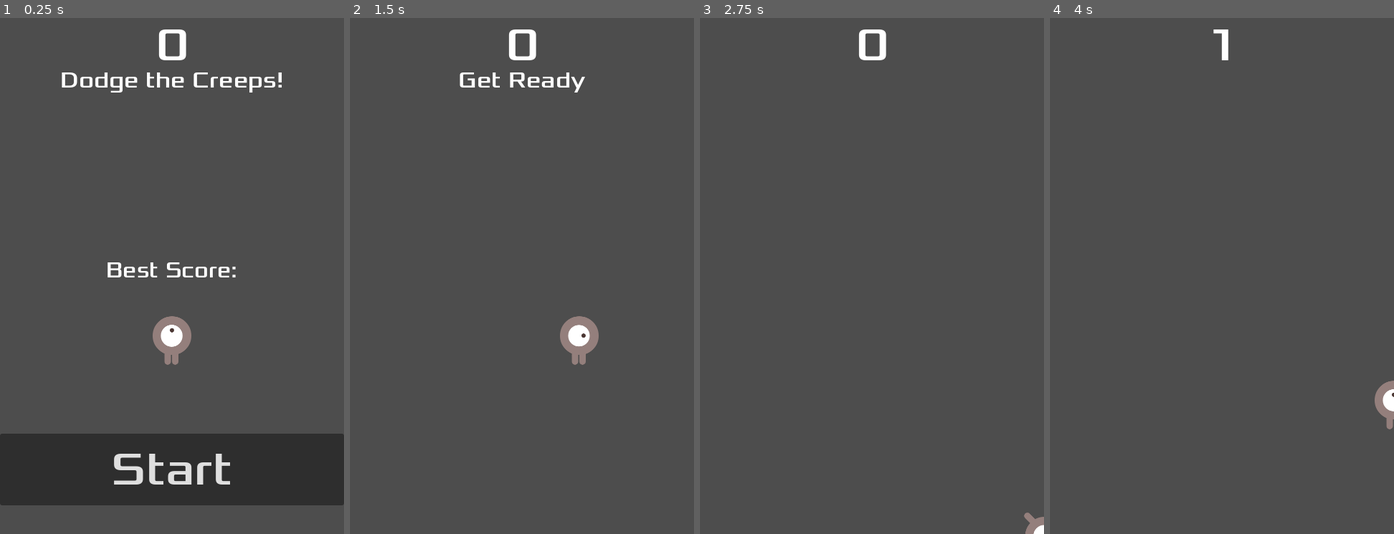
Above: before the commit, frames 1-4 (left to right).
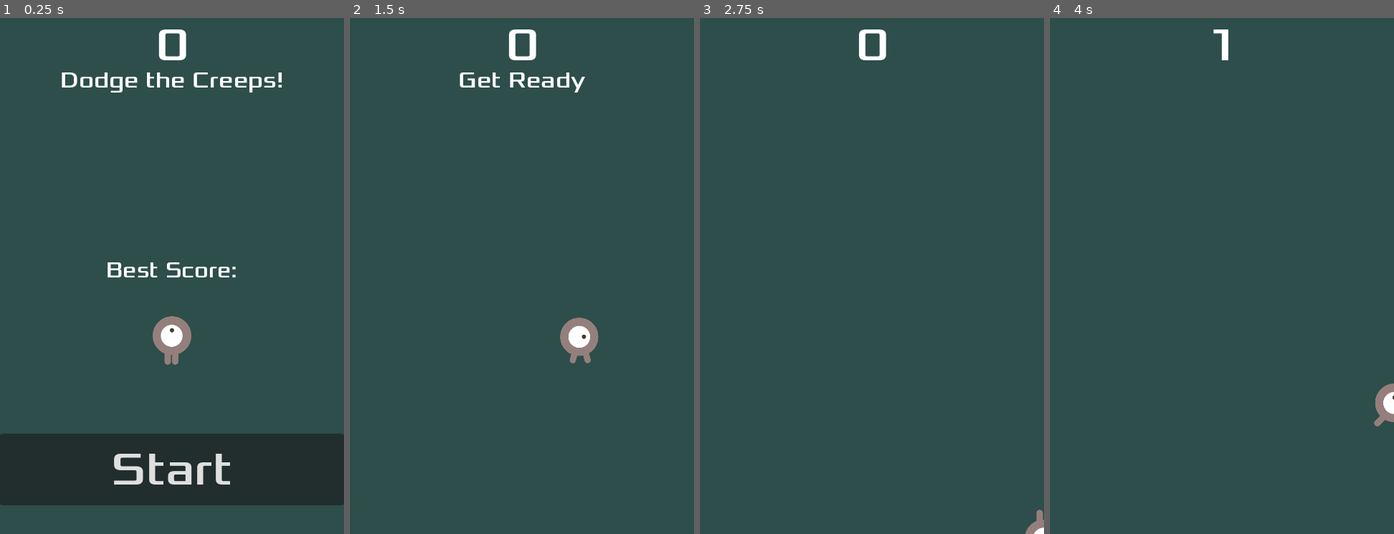
Above: after the commit, the same moments.

Repository: MenshikovMakxim/dodge_the_creeps
Game: Godot game, scene res://main.tscn
The game is run twice, just before and just after one commit, with the same random seed, the same clock (stepped at 60 frames per second) and the same inputs.
Inputs:
- Up to frame 1 (0.25 s): no input
- Up to frame 2 (1.5 s): click "Start" at 0.5 s; tap Enter at 1.25 s; hold Right (move_right) from 1.28 s (still down)
- Up to frame 3 (2.75 s): release Right (move_right) at 2.03 s; hold Down (move_down) from 2.03 s (still down)
- Up to frame 4 (4 s): release Down (move_down) at 2.78 s; hold Right (move_right) 2.78-3.53 s; hold Up (move_up) from 3.53 s (still down)

The runs differ from the first frame. In frame 1, 84% of the frame differs, in the area x 0-100%, y 0-100%; in frame 2, 99%; in frame 3, 100%; in frame 4, 100%.

Commit message:
Додано музику та фон

Diff:
--- a/dodge-the-creeps/hud.tscn
+++ b/dodge-the-creeps/hud.tscn
@@ -1,7 +1,13 @@
-[gd_scene load_steps=3 format=3 uid="uid://bya5laabl0pxf"]
+[gd_scene load_steps=5 format=3 uid="uid://bya5laabl0pxf"]
 
 [ext_resource type="Script" uid="uid://c4knnt2rnt8bx" path="res://hud.gd" id="1_64ctp"]
 [ext_resource type="FontFile" uid="uid://8ai7l4s42h0j" path="res://fonts/Xolonium-Regular.ttf" id="2_8sq4i"]
+
+[sub_resource type="InputEventAction" id="InputEventAction_64ctp"]
+action = &"start_game"
+
+[sub_resource type="Shortcut" id="Shortcut_8sq4i"]
+events = [SubResource("InputEventAction_64ctp")]
 
 [node name="HUD" type="CanvasLayer"]
 script = ExtResource("1_64ctp")
@@ -50,6 +56,7 @@
 grow_vertical = 0
 theme_override_fonts/font = ExtResource("2_8sq4i")
 theme_override_font_sizes/font_size = 64
+shortcut = SubResource("Shortcut_8sq4i")
 text = "Start"
 metadata/_edit_lock_ = true
 
--- a/dodge-the-creeps/main.gd
+++ b/dodge-the-creeps/main.gd
@@ -6,10 +6,12 @@
 
 func new_game():
 	score = 0
+	$Music.play()
 	$Player.start($StartPosition.position)
 	$StartTimer.start()
 	$HUD.update_score(score)
 	$HUD.show_message("Get Ready")
+	get_tree().call_group("mobs", "queue_free")
 
 func _on_score_timer_timeout() -> void:
 	score += 1
@@ -39,6 +41,8 @@
 
 
 func game_overr() -> void:
+	$Music.stop()
+	$DeathSound.play()
 	$ScoreTimer.stop()
 	$MobTimer.stop()
 	$HUD.show_game_over()
--- a/dodge-the-creeps/main.tscn
+++ b/dodge-the-creeps/main.tscn
@@ -1,9 +1,11 @@
-[gd_scene load_steps=6 format=3 uid="uid://ude6i5wxije4"]
+[gd_scene load_steps=8 format=3 uid="uid://ude6i5wxije4"]
 
 [ext_resource type="PackedScene" uid="uid://mpdgjbdvuki" path="res://player.tscn" id="1_0xm2m"]
 [ext_resource type="Script" uid="uid://dbyqvqyclig6g" path="res://main.gd" id="1_h2yge"]
 [ext_resource type="PackedScene" uid="uid://d32fxwnvijvar" path="res://mob.tscn" id="2_h2yge"]
 [ext_resource type="PackedScene" uid="uid://bya5laabl0pxf" path="res://hud.tscn" id="4_1bvp3"]
+[ext_resource type="AudioStream" uid="uid://b8th2lqealukl" path="res://art/House In a Forest Loop.ogg" id="5_7mycd"]
+[ext_resource type="AudioStream" uid="uid://batt748ynq3n8" path="res://art/gameover.wav" id="6_272bh"]
 
 [sub_resource type="Curve2D" id="Curve2D_1bvp3"]
 _data = {
@@ -14,6 +16,11 @@
 [node name="Main" type="Node2D"]
 script = ExtResource("1_h2yge")
 mob_scene = ExtResource("2_h2yge")
+
+[node name="ColorRect" type="ColorRect" parent="."]
+offset_right = 480.0
+offset_bottom = 720.0
+color = Color(0.178156, 0.305596, 0.28815, 1)
 
 [node name="Player" parent="." instance=ExtResource("1_0xm2m")]
 position = Vector2(240, 450)
@@ -47,6 +54,12 @@
 
 [node name="HUD" parent="." instance=ExtResource("4_1bvp3")]
 
+[node name="Music" type="AudioStreamPlayer2D" parent="."]
+stream = ExtResource("5_7mycd")
+
+[node name="DeathSound" type="AudioStreamPlayer2D" parent="."]
+stream = ExtResource("6_272bh")
+
 [connection signal="hit" from="Player" to="." method="game_overr"]
 [connection signal="timeout" from="MobTimer" to="." method="_on_mob_timer_timeout"]
 [connection signal="timeout" from="ScoreTimer" to="." method="_on_score_timer_timeout"]
--- a/dodge-the-creeps/mob.tscn
+++ b/dodge-the-creeps/mob.tscn
@@ -48,7 +48,7 @@
 radius = 34.0
 height = 82.0
 
-[node name="Mob" type="RigidBody2D"]
+[node name="Mob" type="RigidBody2D" groups=["mobs"]]
 collision_mask = 0
 gravity_scale = 0.0
 script = ExtResource("1_1qmh0")
--- a/dodge-the-creeps/player.tscn
+++ b/dodge-the-creeps/player.tscn
@@ -17,7 +17,7 @@
 }],
 "loop": true,
 "name": &"up",
-"speed": 5.0
+"speed": 7.0
 }, {
 "frames": [{
 "duration": 1.0,
@@ -28,7 +28,7 @@
 }],
 "loop": true,
 "name": &"walk",
-"speed": 5.0
+"speed": 7.0
 }]
 
 [sub_resource type="CapsuleShape2D" id="CapsuleShape2D_b26j0"]
--- a/dodge-the-creeps/project.godot
+++ b/dodge-the-creeps/project.godot
@@ -43,3 +43,8 @@
 "events": [Object(InputEventKey,"resource_local_to_scene":false,"resource_name":"","device":0,"window_id":0,"alt_presse …(194 unchanged characters)…
 ]
 }
+start_game={
+"deadzone": 0.2,
+"events": [Object(InputEventKey,"resource_local_to_scene":false,"resource_name":"","device":0,"window_id":0,"alt_pressed":false,"shift_pressed":false,"ctrl_pressed":false,"meta_pressed":false,"pressed":false,"keycode":0,"physical_keycode":4194309,"key_label":0,"unicode":0,"location":0,"echo":false,"script":null)
+]
+}
Not shown, added: dodge-the-creeps/export_presets.cfg
